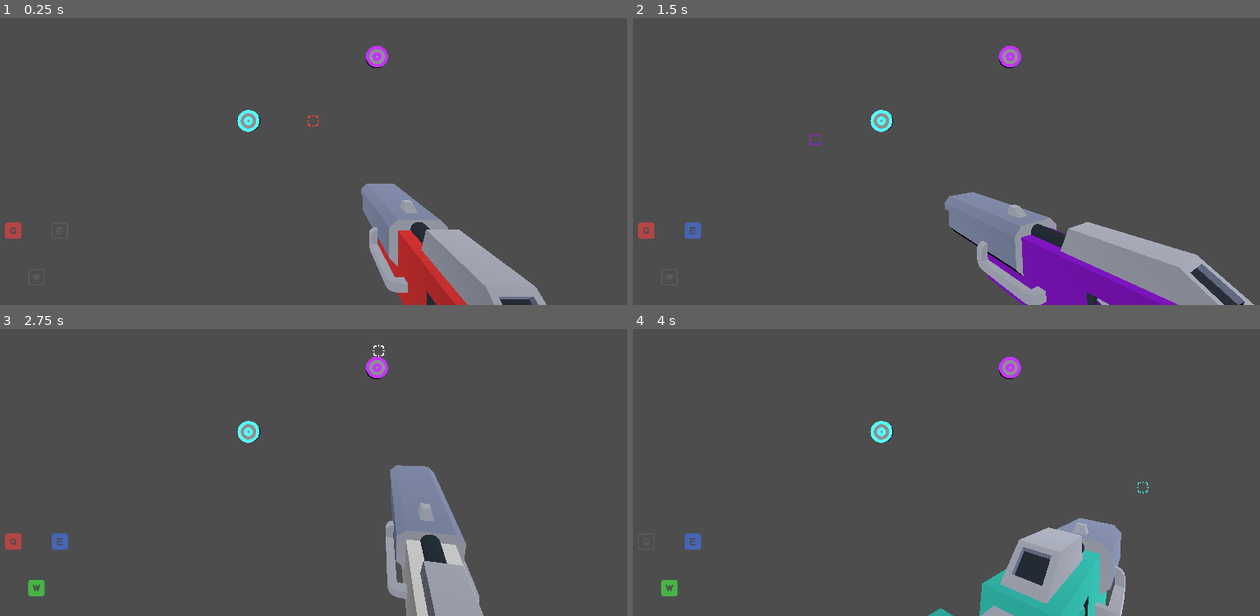
Above: before the commit, frames 1-4 (two rows, left to right).
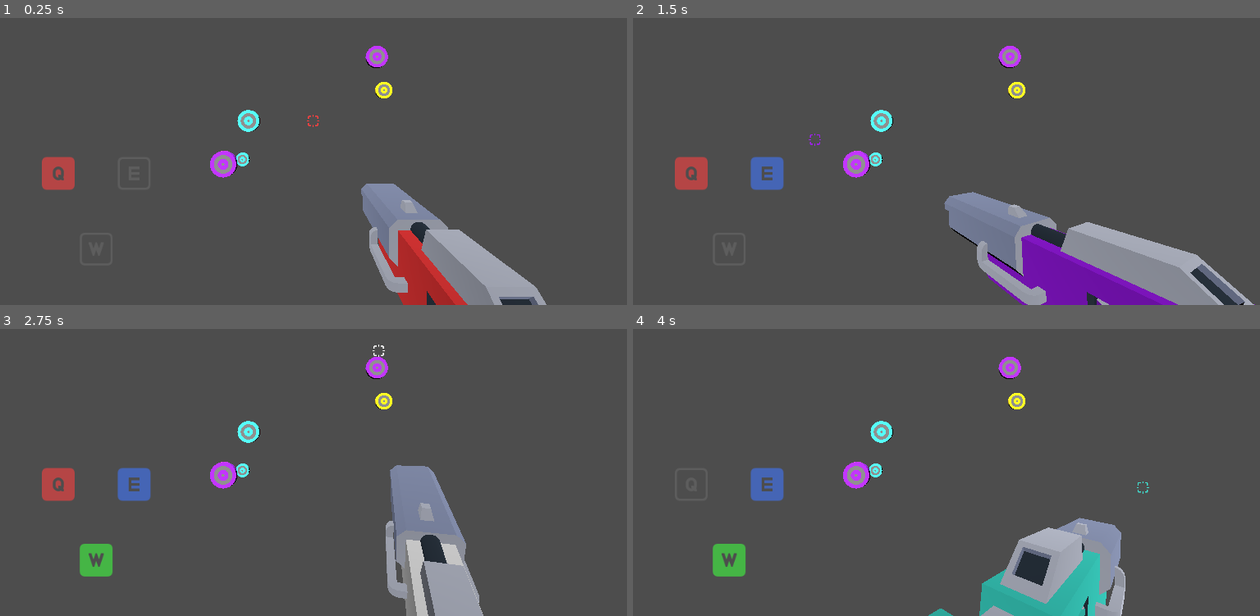
Above: after the commit, the same moments.

Repository: sundowns/primary-connection
Game: Godot game, scene res://Game.tscn
Two runs of this game, one before a commit and one after it. Both use one fixed random seed, a clock stepped at 60 frames per second and the inputs below.
Inputs (mouse positions are in pixels of both pictures, inside the frame that each line leads up to):
- Up to frame 1 (0.25 s): no input
- Up to frame 2 (1.5 s): tap Enter at 0.5 s; move the mouse to (1090, 101) at 0.52 s; press the mouse at (1090, 101) at 0.53 s; tap Space at 1.25 s; move the mouse to (814, 138) at 1.27 s; release the mouse at (814, 138) at 1.28 s; tap E (toggle_blue) at 1.35 s
- Up to frame 3 (2.75 s): tap Enter at 2 s; move the mouse to (376, 349) at 2.02 s; hold W (toggle_green) from 2.03 s (still down)
- Up to frame 4 (4 s): tap Space at 2.75 s; move the mouse to (915, 504) at 2.77 s; release W (toggle_green) at 2.78 s; tap Q (toggle_red) at 2.85 s; tap Enter at 3.5 s; move the mouse to (1140, 486) at 3.52 s; press the mouse at (1140, 486) at 3.53 s

The runs differ from the first frame. In frame 1, 1.2% of the frame differs, in the area x 0-63%, y 22-77%; in frame 2, 1.9%; in frame 3, 2.6%, in the area x 0-63%, y 22-94%; in frame 4, 1.9%.

Commit message:
rescale ui

Diff:
--- a/Game.gd
+++ b/Game.gd
@@ -2,6 +2,39 @@
 
 @onready var player: Player = $Player
 
+@onready var target_anchor: Node = $Targets
+@onready var spawn_targets_timer: Timer = $SpawnTargetsInterval
+@export var max_target_count: int = 5
+
+var target_scene: PackedScene = preload("res://components/target.tscn")
+
+func _ready():
+	call_deferred("spawn_targets")
+
 func _input(event: InputEvent):
 	if event.is_action_pressed("fire"):
 		player.fire_at_point_on_screen(get_viewport().get_mouse_position())
+
+func _on_spawn_targets_interval_timeout():
+	var current_target_count: int = target_anchor.get_child_count()
+	if current_target_count < max_target_count:
+		# spawn some new baddies
+		var difference: int = max_target_count - current_target_count
+		for i in range(difference):
+			var colour := ColourManager.get_random_colour()
+			var new_target: Target = target_scene.instantiate()
+			new_target.colour = colour
+			target_anchor.add_child(new_target)
+			new_target.position += Vector3(randf_range(-4, 4), randf_range(-1, 1), randf_range(2.5, 8))
+
+func spawn_targets() -> void:
+	var current_target_count: int = target_anchor.get_child_count()
+	if current_target_count < max_target_count:
+		# spawn some new baddies
+		var difference: int = max_target_count - current_target_count
+		for i in range(difference):
+			var colour := ColourManager.get_random_colour()
+			var new_target: Target = target_scene.instantiate()
+			new_target.colour = colour
+			target_anchor.add_child(new_target)
+			new_target.position += Vector3(randf_range(-2, 2), randf_range(-1, 1), randf_range(2.5, 8))
--- a/Game.tscn
+++ b/Game.tscn
@@ -11,6 +11,10 @@
 
 [node name="Game" type="Node3D"]
 script = ExtResource("1_ihufm")
+
+[node name="SpawnTargetsInterval" type="Timer" parent="."]
+wait_time = 5.0
+autostart = true
 
 [node name="Player" parent="." instance=ExtResource("1_cynns")]
 
@@ -45,7 +49,8 @@
 anchors_preset = 2
 anchor_top = 1.0
 anchor_bottom = 1.0
-offset_top = -250.0
-offset_right = 250.0
+offset_top = -600.0
 offset_bottom = 0.0
 grow_vertical = 0
+
+[connection signal="timeout" from="SpawnTargetsInterval" to="." method="_on_spawn_targets_interval_timeout"]
--- a/project.godot
+++ b/project.godot
@@ -24,7 +24,6 @@
 
 window/size/viewport_width=1920
 window/size/viewport_height=1080
-window/size/mode=3
 window/stretch/mode="viewport"
 window/stretch/aspect="expand"
 
--- a/src/ColourManager.gd
+++ b/src/ColourManager.gd
@@ -78,3 +78,7 @@
 		set_active_colour(ColourOption.BLUE)
 	else:
 		set_active_colour(ColourOption.BLACK)
+
+func get_random_colour() -> ColourOption:
+	var all_options: Array = colours.keys()
+	return all_options[randi_range(0, all_options.size()-1)]
--- a/ui/colour_control_node.tscn
+++ b/ui/colour_control_node.tscn
@@ -6,9 +6,11 @@
 
 [node name="ColourControlNode" type="Control"]
 modulate = Color(1, 1, 1, 0.588235)
-custom_minimum_size = Vector2(64, 64)
+custom_minimum_size = Vector2(128, 128)
 layout_mode = 3
 anchors_preset = 0
+offset_right = 128.0
+offset_bottom = 128.0
 script = ExtResource("1_hfwl3")
 
 [node name="Enabled" type="Control" parent="."]
@@ -17,12 +19,12 @@
 offset_bottom = 64.0
 
 [node name="TextureRect" type="TextureRect" parent="Enabled"]
-custom_minimum_size = Vector2(64, 64)
+custom_minimum_size = Vector2(128, 128)
 layout_mode = 0
 offset_right = 40.0
 offset_bottom = 40.0
 texture = ExtResource("2_t1ox7")
-stretch_mode = 3
+expand_mode = 4
 
 [node name="Disabled" type="Control" parent="."]
 custom_minimum_size = Vector2(64, 64)
@@ -31,9 +33,9 @@
 offset_bottom = 40.0
 
 [node name="TextureRect" type="TextureRect" parent="Disabled"]
-custom_minimum_size = Vector2(64, 64)
+custom_minimum_size = Vector2(128, 128)
 layout_mode = 0
 offset_right = 40.0
 offset_bottom = 40.0
 texture = ExtResource("3_u4u5n")
-stretch_mode = 3
+expand_mode = 4
--- a/ui/colour_controls.tscn
+++ b/ui/colour_controls.tscn
@@ -8,19 +8,24 @@
 [ext_resource type="Texture2D" uid="uid://bc2wn6ouprvty" path="res://assets/keyboard_e.svg" id="6_b2ikb"]
 
 [node name="ColourControls" type="MarginContainer"]
-custom_minimum_size = Vector2(250, 250)
-offset_right = 40.0
-offset_bottom = 40.0
-theme_override_constants/margin_left = 50
-theme_override_constants/margin_bottom = 50
+custom_minimum_size = Vector2(600, 600)
+anchors_preset = 2
+anchor_top = 1.0
+anchor_bottom = 1.0
+offset_top = -600.0
+offset_right = 600.0
+grow_vertical = 0
+size_flags_horizontal = 0
+size_flags_vertical = 3
+theme_override_constants/margin_left = 150
+theme_override_constants/margin_top = 150
 script = ExtResource("1_scv8i")
 
 [node name="Control" type="Control" parent="."]
-custom_minimum_size = Vector2(200, 200)
 layout_mode = 2
 
 [node name="Nodes" type="Control" parent="Control"]
-custom_minimum_size = Vector2(200, 200)
+custom_minimum_size = Vector2(350, 350)
 anchors_preset = 0
 offset_right = 150.0
 offset_bottom = 150.0
@@ -42,6 +47,7 @@
 offset_left = -32.0
 offset_top = -64.0
 offset_right = 32.0
+offset_bottom = 0.0
 grow_horizontal = 2
 grow_vertical = 0
 outline_image = ExtResource("3_387sb")
@@ -54,6 +60,7 @@
 anchor_left = 1.0
 anchor_right = 1.0
 offset_left = -64.0
+offset_right = 0.0
 offset_bottom = 64.0
 grow_horizontal = 0
 outline_image = ExtResource("5_go8ll")
